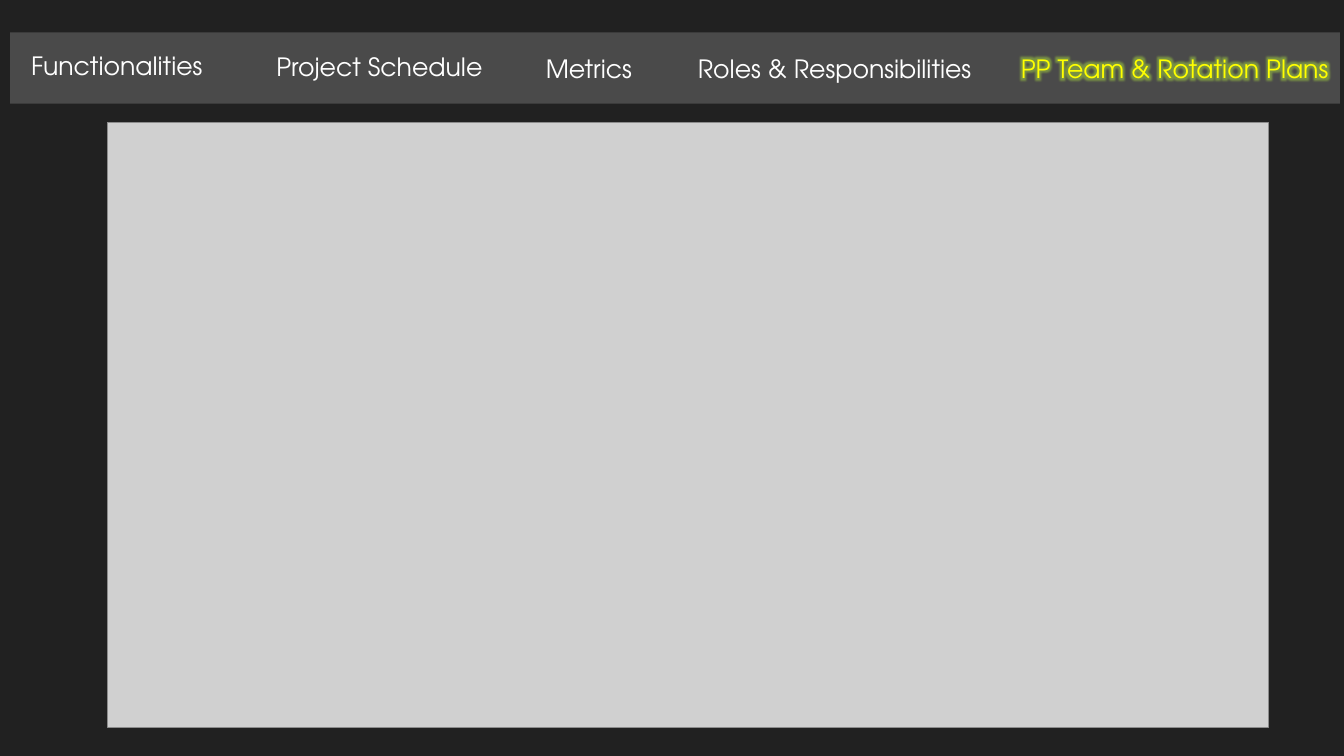
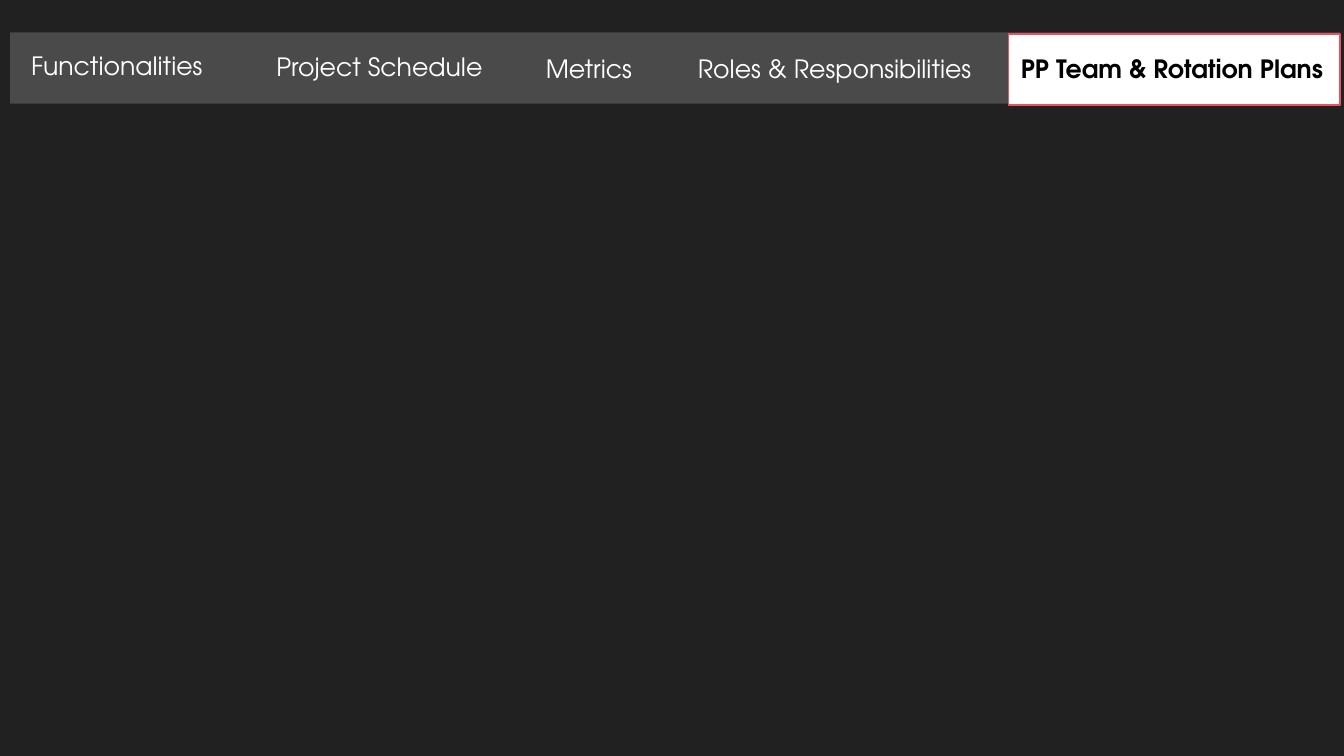
Before and after one commit to jerots/SMUAnalytics, a slide deck: slide 18 of presentations/pmReview.pptx (slide 17 before the commit). Drawn at 1344x756 pixels with LibreOffice and Linux fonts; fonts in the diff are those of the drawing; grey boxes stand for pictures; background and template pictures are left out. Boxes give left, top, right and bottom in pixels: in the first picture for what was removed or moved away, otherwise in the second. Text is boxed around its words. In the diff, an @@ line names an element or a change of style, - is before the commit and + after.

Commit message:
Updated PM Review slide(design) based on team's feedback

```diff
--- a/presentations/pmReview.pptx
+++ b/presentations/pmReview.pptx
@@ rectangle added at box(1009, 34, 1341, 106), fill #FFFFFF, outline #ED515C 1 pt @@
@@ text "PP Team & Rotation Plans" at box(1021, 58, 1323, 79): text colour #FFFF00 to #000000, bold on @@
@@ picture removed at box(108, 123, 1268, 728) @@
```
Also in this commit, not shown: 16 other slides changed, 1 slide added, 1 slide removed.
